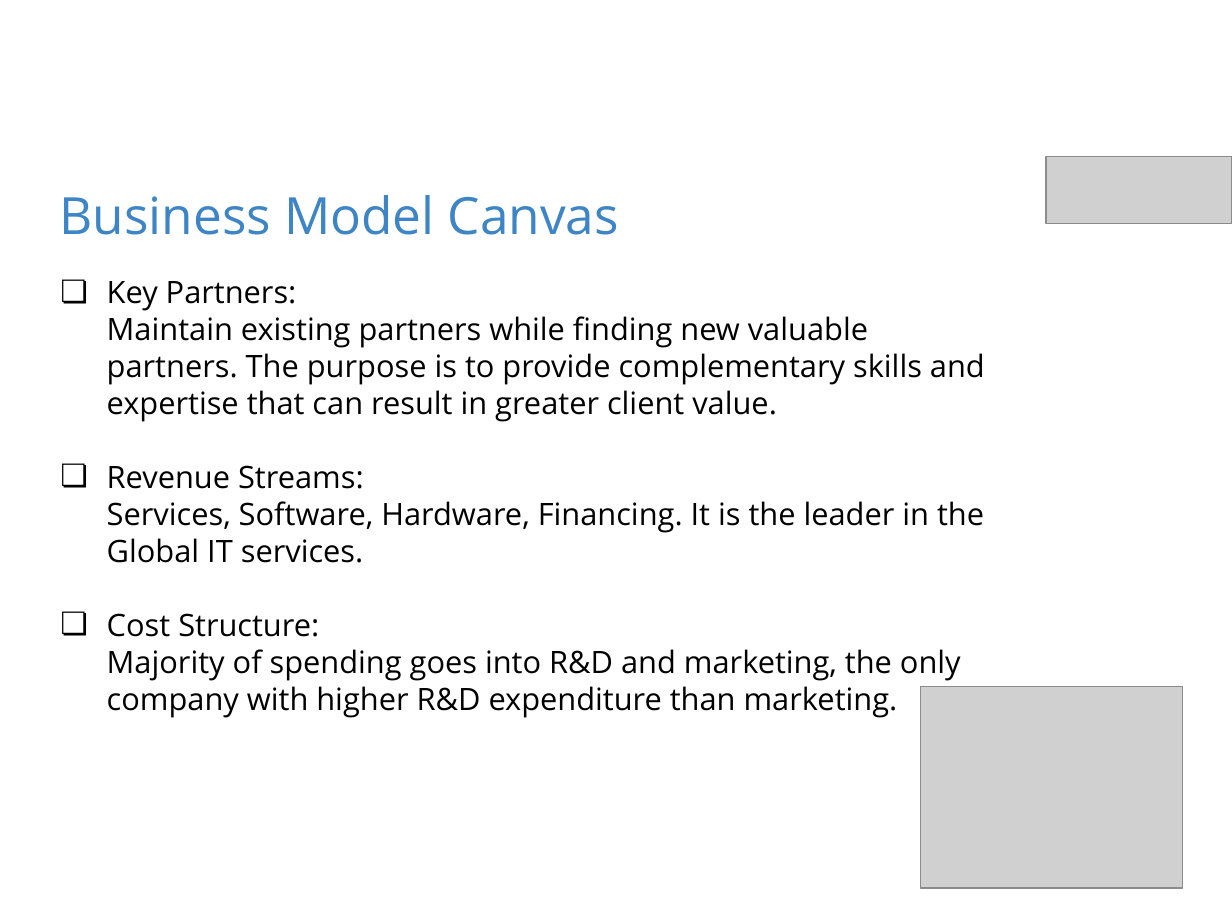
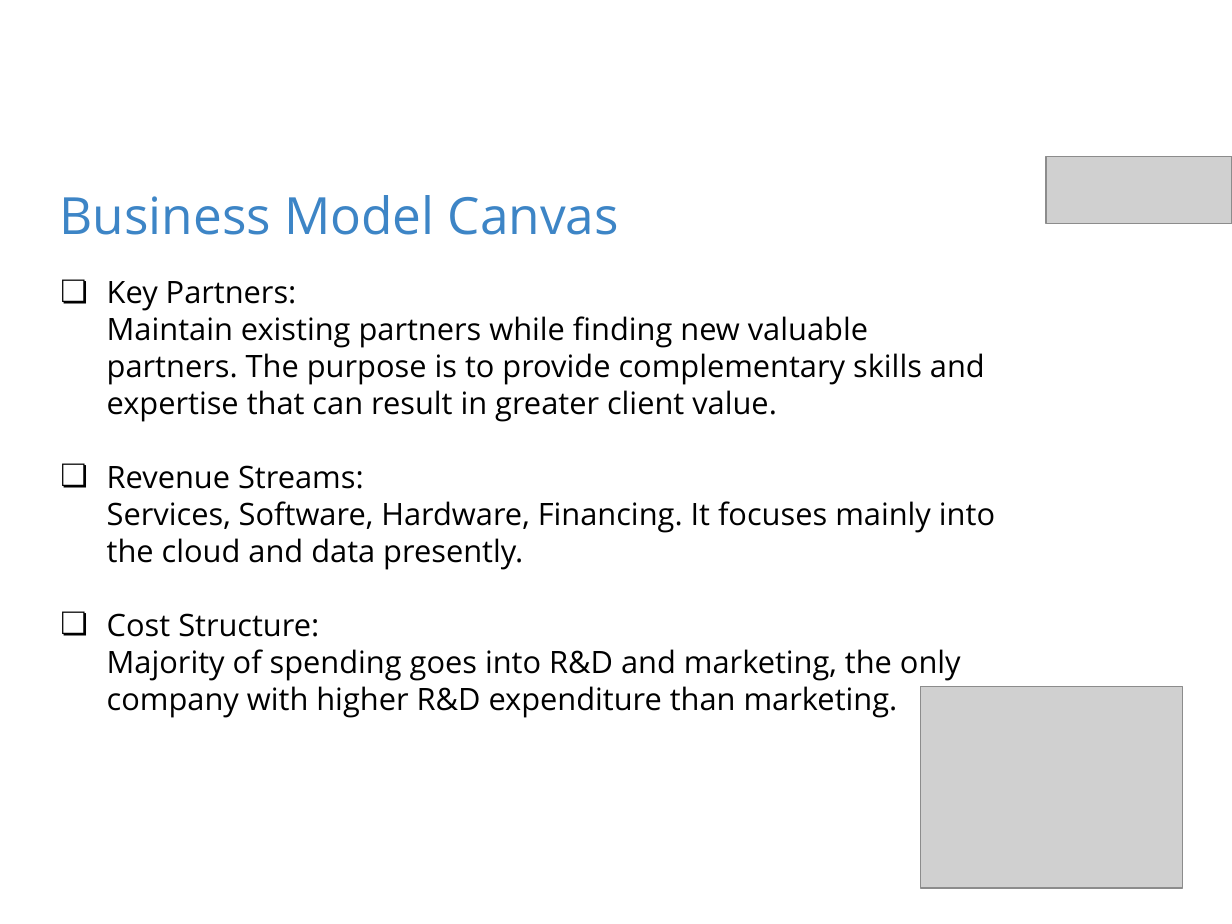
Before and after one commit to likithshekar/Case_Study_KM, a slide deck: slide 11 of IBM Case Study.pptx. Drawn at 1232x924 pixels with LibreOffice and Linux fonts; fonts in the diff are those of the drawing; grey boxes stand for pictures; background and template pictures are left out. Boxes give left, top, right and bottom in pixels: in the first picture for what was removed or moved away, otherwise in the second. Text is boxed around its words. In the diff, an @@ line names an element or a change of style, - is before the commit and + after.

```diff
--- a/IBM Case Study.pptx
+++ b/IBM Case Study.pptx
@@ text at <box>107,501,995,570</box>: text changed @@
-Services, Software, Hardware, Financing. It is the leader in the Global IT services.
+Services, Software, Hardware, Financing. It focuses mainly into the cloud and data presently.
```
Also in this commit, not shown: 5 other slides changed, 1 other file.
